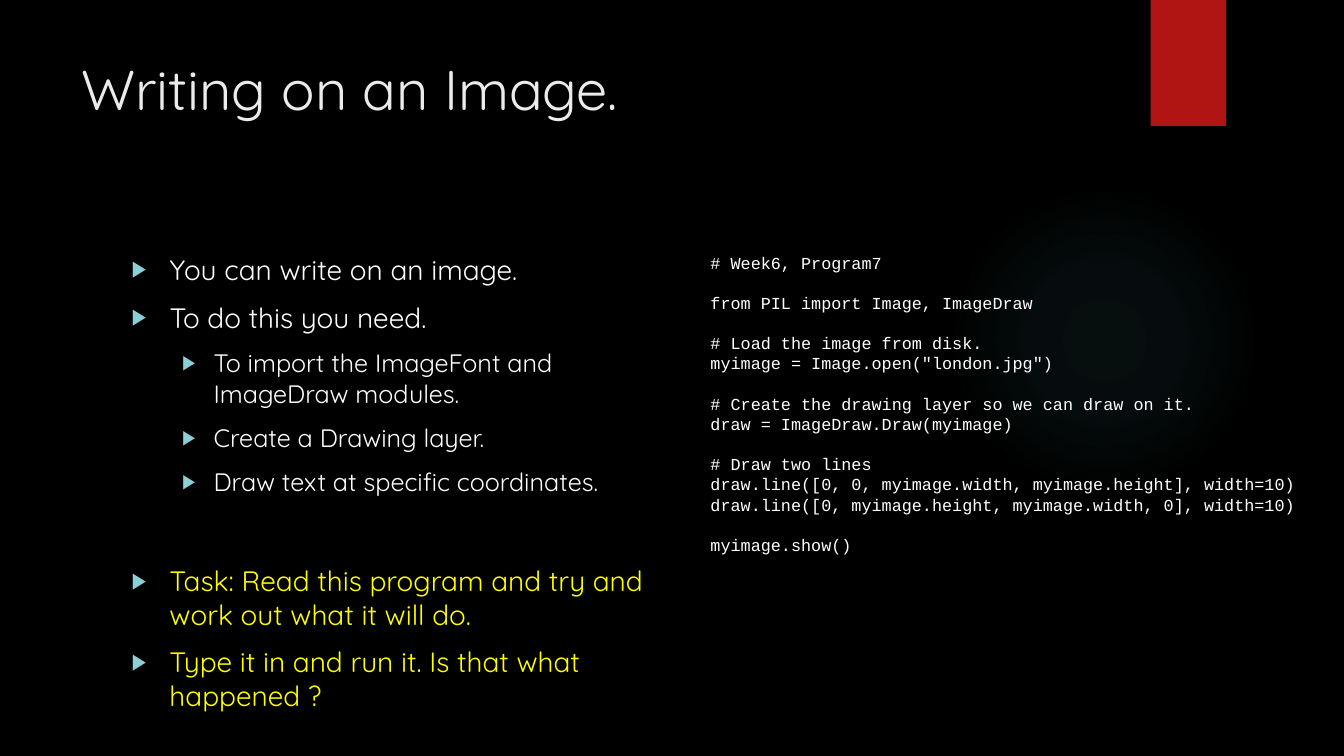
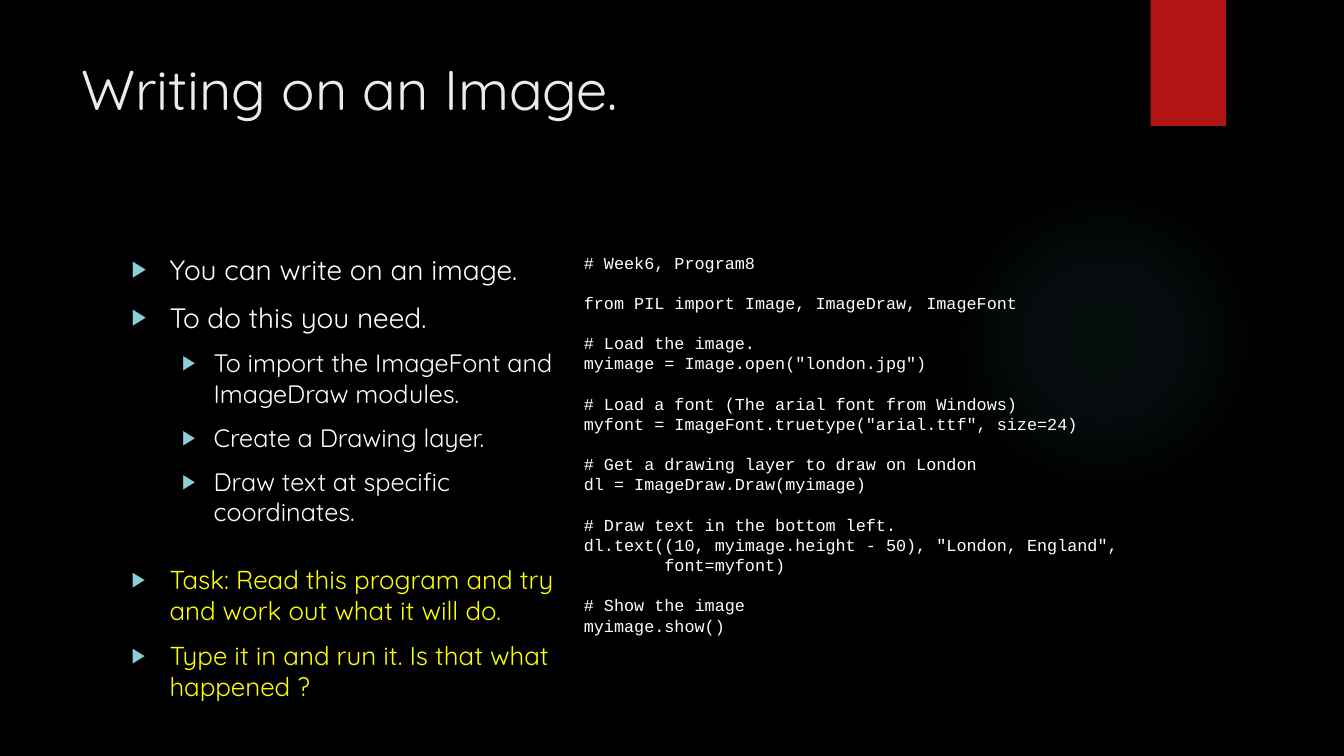
Before and after one commit to davidgroves/DGM_Tutorials, a slide deck: slide 20 of week6/week6.pptx. Drawn at 1344x756 pixels with LibreOffice and Linux fonts; fonts in the diff are those of the drawing; background and template pictures are left out. Boxes give left, top, right and bottom in pixels: in the first picture for what was removed or moved away, otherwise in the second. Text is boxed around its words. In the diff, an @@ line names an element or a change of style, - is before the commit and + after.

Commit message:
Fixed a few things in week6.

```diff
--- a/week6/week6.pptx
+++ b/week6/week6.pptx
@@ text "You can write on an ..." rewrapped from (170, 260, 598, 496) to (170, 260, 552, 522) @@
@@ text "# Week6, Program8": place and size @@
-text "# Week6, Program8" at (710, 257, 1295, 555)
+text "# Week6, Program8" at (584, 257, 1118, 636)
@@ text at (584, 257, 1017, 353): text changed @@
-# Week6, Program7
-from PIL import Image, ImageDraw
-# Load the image from disk.
+# Week6, Program8
+from PIL import Image, ImageDraw, ImageFont
+# Load the image.
@@ text at (584, 397, 1118, 615): text changed @@
-# Create the drawing layer so we can draw on it.
-draw = ImageDraw.Draw(myimage)
-# Draw two lines
-draw.line([0, 0, myimage.width, myimage.height], width=10)
-draw.line([0, myimage.height, myimage.width, 0], width=10)
+# Load a font (The arial font from Windows)
+myfont = ImageFont.truetype("arial.ttf", size=24)
+# Get a drawing layer to draw on London
+dl = ImageDraw.Draw(myimage)
+# Draw text in the bottom left.
+dl.text((10, myimage.height - 50), "London, England",
+font=myfont)
+# Show the image
@@ text "Task: Read this program and ..." at (170, 570, 553, 701): size 20 to 18.5 pt @@
```
Also in this commit, not shown: 2 other slides changed, 4 slides added, 2 other files.
